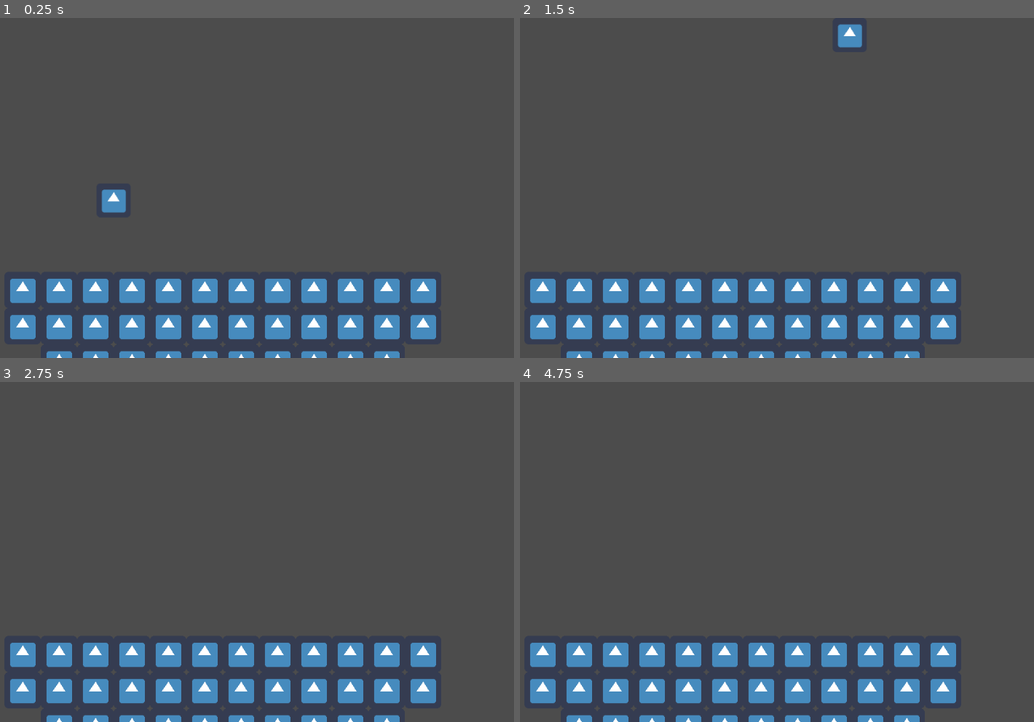
Above: before the commit, frames 1-4 (two rows, left to right).
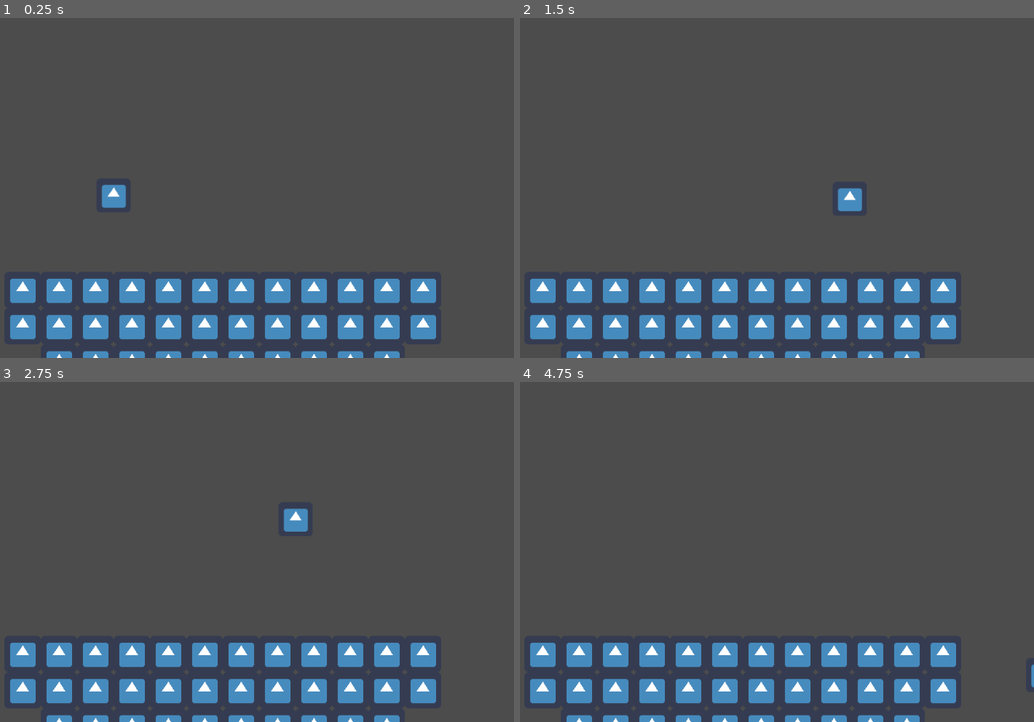
Above: after the commit, the same moments.

Repository: aidan-oien/Dark-Age-Duel
Game: Godot game, scene res://src/Levels/TestLevel.tscn
Two runs of this game, one before a commit and one after it. Both use one fixed random seed, a clock stepped at 60 frames per second and the inputs below. The project has no main scene, so this scene is started directly. The engine's default icon, where the game draws it, is replaced by a stand-in: a white triangle on a blue panel in a dark square.
Inputs:
- Up to frame 1 (0.25 s): no input
- Up to frame 2 (1.5 s): hold D (p1_right) from 0.53 s (still down); tap W (p1_up) at 0.6, 0.77, 1.07, 1.35 s
- Up to frame 3 (2.75 s): tap W (p1_up) at 1.52, 1.82, 2.1 s; release D (p1_right) at 2.03 s; hold A (p1_left) from 2.03 s (still down)
- Up to frame 4 (4.75 s): release A (p1_left) at 2.78 s; hold D (p1_right) 2.78-4.28 s; tap W (p1_up) at 2.85, 3.02, 3.32, 3.6, 3.77, 4.07, 4.35, 4.52 s; tap Enter at 4.25 s; hold A (p1_left) from 4.28 s (still down)

The runs differ from the first frame. In frame 1, 0.2% of the frame differs, in the area x 19-25%, y 48-58%; in frame 2, 0.7%, in the area x 61-67%, y 1-57%; in frame 3, 0.3%; in frame 4, less than 0.1%.

Commit message:
new movement system that allows for controller analog support

Diff:
--- a/darkAgeDuel/Actor.gd
+++ b/darkAgeDuel/Actor.gd
@@ -1,33 +1,28 @@
 extends KinematicBody2D
 class_name Actor
 
+const FLOOR_NORMAL: = Vector2.UP
+
 export var gravity: = 2000.0
-export var max_speed: = Vector2(600,600)
-export var jump_num: = 2
+export var max_speed: = Vector2(1000,550)
+export var max_knockback_speed: = Vector2(1000,1000)
+export var knockback_recovery: = 150
 
-var vel: = Vector2.ZERO
-var pos: = Vector2.ZERO
-var can_jump: = true
+
+var percentage:	= 0
+var vel:		= Vector2.ZERO
+var k_vel:		= Vector2.ZERO
 
 func _physics_process(delta: float) -> void:
 
-	if Input.is_action_pressed("p1_left"):
-		pos = move_and_slide(Vector2(-400,0))
-	if Input.is_action_pressed("p1_right"):
-		pos = move_and_slide(Vector2(400,0))
-#	if Input.is_action_just_pressed("p1_up") and can_jump and jump_num != 0:
-	if Input.is_action_just_pressed("p1_up") and can_jump:
-		can_jump = false
-		jump_num -= 1
-		vel.y = -700
-	if Input.is_action_just_released("p1_up"):
-		can_jump = true
+	# Knockback falloff - unfinished
+	if(abs(k_vel.x) > 0):
+		var k_sign = k_vel.x/abs(k_vel.x)
+		k_sign -= -knockback_recovery * k_sign
 
-	#Gravity
+	# Gravity
 	vel.y += gravity * delta
 	if (vel.y > max_speed.y):
 		vel.y = max_speed.y
-	vel = move_and_slide(vel)
-	print(is_on_ceiling())
-#	if (is_on_floor()):
-#		jump_num = 2
+
+#	e_vel = move_and_slide(e_vel)
--- a/darkAgeDuel/src/Actors/KinematicBody2D.gd
+++ b/darkAgeDuel/src/Actors/KinematicBody2D.gd
@@ -1 +1,29 @@
 extends Actor
+
+const jump_num: = 2
+export var speed: = Vector2(400,-700)
+var jumps_left: = jump_num
+
+
+func _physics_process(delta: float) -> void:
+	var can_jump:	= true
+
+	# Movement calculations
+	var direction = get_direction()
+	vel.x = speed.x * direction.x
+	if (direction.y == 1  and jumps_left != 0):
+		vel.y = speed.y * direction.y
+		jumps_left -= 1
+
+	var total_vel = vel + k_vel
+	total_vel = move_and_slide(total_vel, FLOOR_NORMAL)
+	if (is_on_floor()):
+		jumps_left = jump_num
+
+	print(is_on_floor())
+
+func get_direction() -> Vector2:
+	return Vector2(
+	Input.get_action_strength("p1_right") - Input.get_action_strength("p1_left"),
+	Input.is_action_just_pressed("p1_up")
+	)
--- /dev/null
+++ b/darkAgeDuel/src/hitbox.gd
@@ -0,0 +1,15 @@
+extends CollisionShape2D
+
+export var is_directional: = true	# sets if you want a direction, if not, `degree`, `constLaunch`, and `launch` will be ignored
+export var degree: = 135			# degree of launch if is directional is true
+export var const_launch: = true		# sets a constant launch power not based off of percentage
+export var launch: = -300			# how far you want to lanch if `constLaunch` is true
+export var percentDelt: = 5.0		# how much percent you'd like an attack to give
+
+func _ready() -> void:
+	pass # Replace with function body.
+
+
+# Called every frame. 'delta' is the elapsed time since the previous frame.
+#func _process(delta: float) -> void:
+#	pass
--- /dev/null
+++ b/darkAgeDuel/src/hitbox.tscn
@@ -0,0 +1,9 @@
+[gd_scene load_steps=3 format=2]
+
+[ext_resource path="res://src/hitbox.gd" type="Script" id=1]
+
+[sub_resource type="CircleShape2D" id=1]
+
+[node name="CollisionShape2D" type="CollisionShape2D"]
+shape = SubResource( 1 )
+script = ExtResource( 1 )
